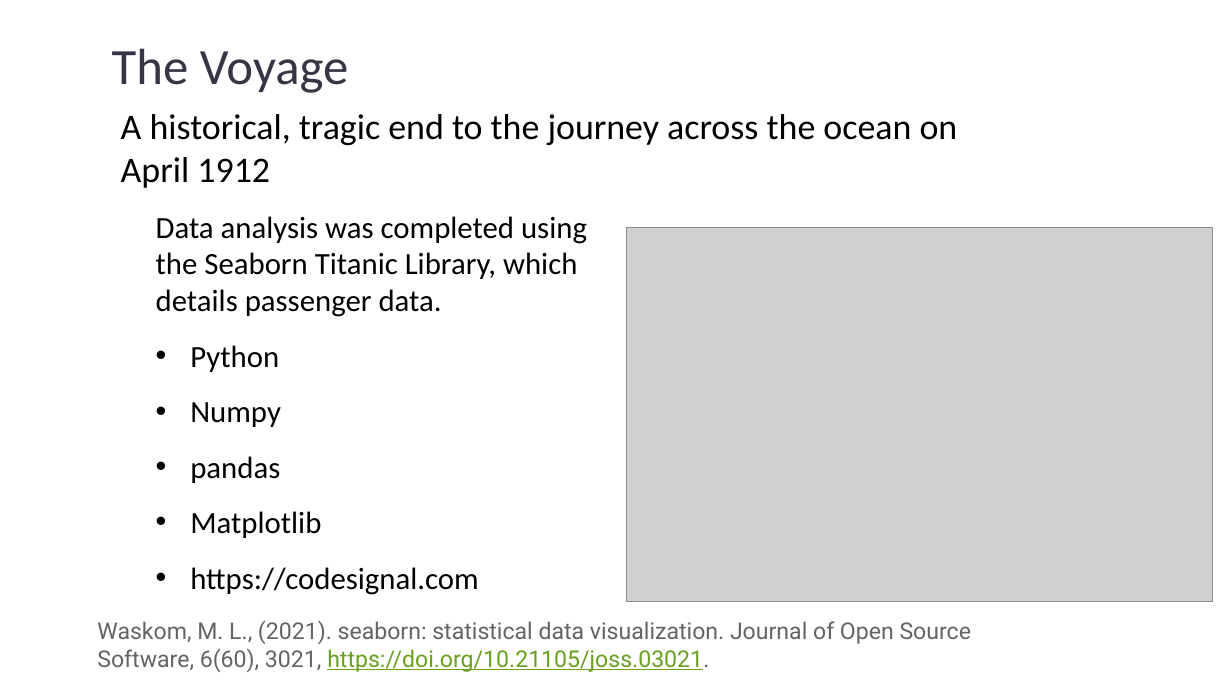
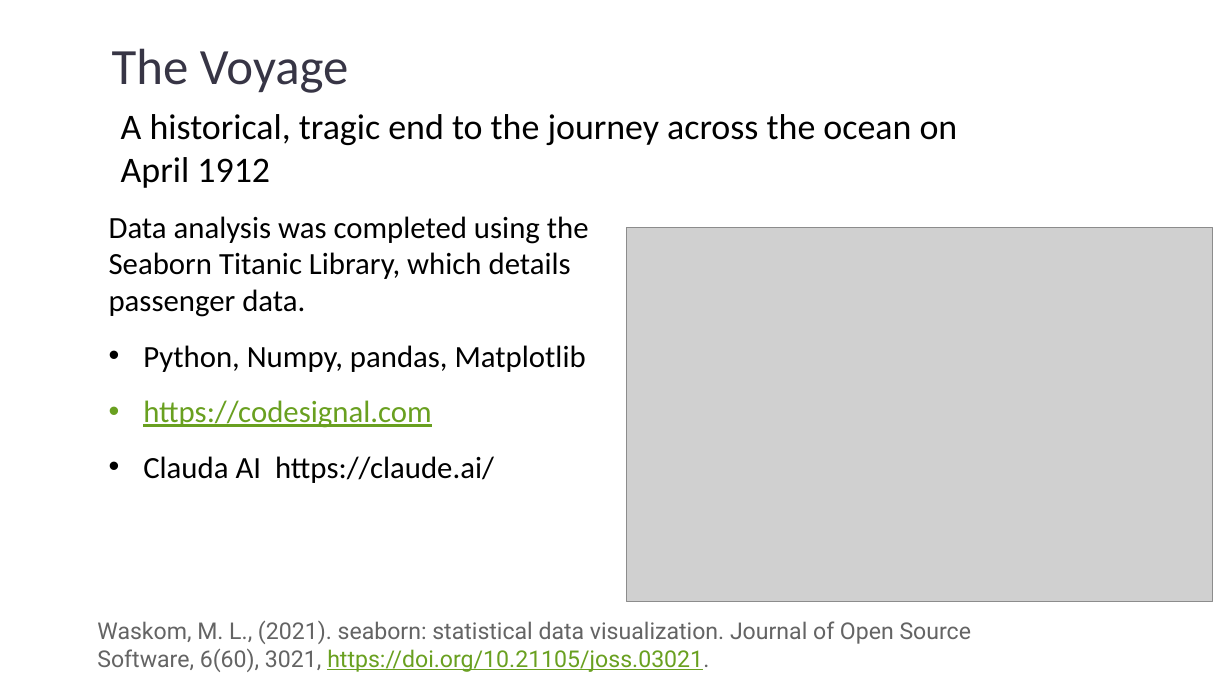
Before and after one commit to normawinters/python, a slide deck: slide 2 of Titanic Business Analytics - Python Visualizations.pptx. Drawn at 1232x693 pixels with LibreOffice and Linux fonts; fonts in the diff are those of the drawing; grey boxes stand for pictures; background and template pictures are left out. Boxes give left, top, right and bottom in pixels: in the first picture for what was removed or moved away, otherwise in the second. Text is boxed around its words. In the diff, an @@ line names an element or a change of style, - is before the commit and + after.

```diff
--- a/Titanic Business Analytics - Python Visualizations.pptx
+++ b/Titanic Business Analytics - Python Visualizations.pptx
@@ text "Data analysis was completed using ...": place and size @@
-text "Data analysis was completed using ..." at [156,216,587,595]
+text "Data analysis was completed using ..." at [109,216,589,483]
@@ text at [143,345,586,372]: text changed @@
-• Python
-• Numpy
-• pandas
-• Matplotlib
+• Python, Numpy, pandas, Matplotlib
@@ text at [143,400,431,428]: text colour #000000 to #69A020, underline on in "https://codesignal.com" @@
@@ text at [143,456,494,483]: paragraph added @@
+• Clauda AI https://claude.ai/
```
Also in this commit, not shown: 1 other slide changed, 1 slide added.
